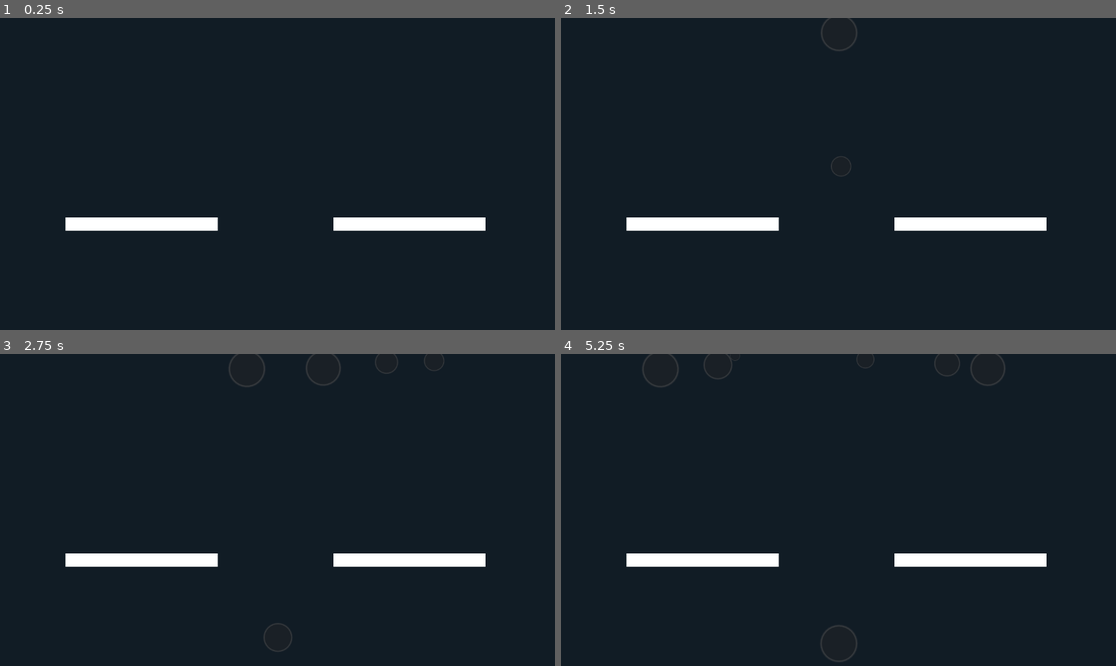
Above: before the commit, frames 1-4 (two rows, left to right).
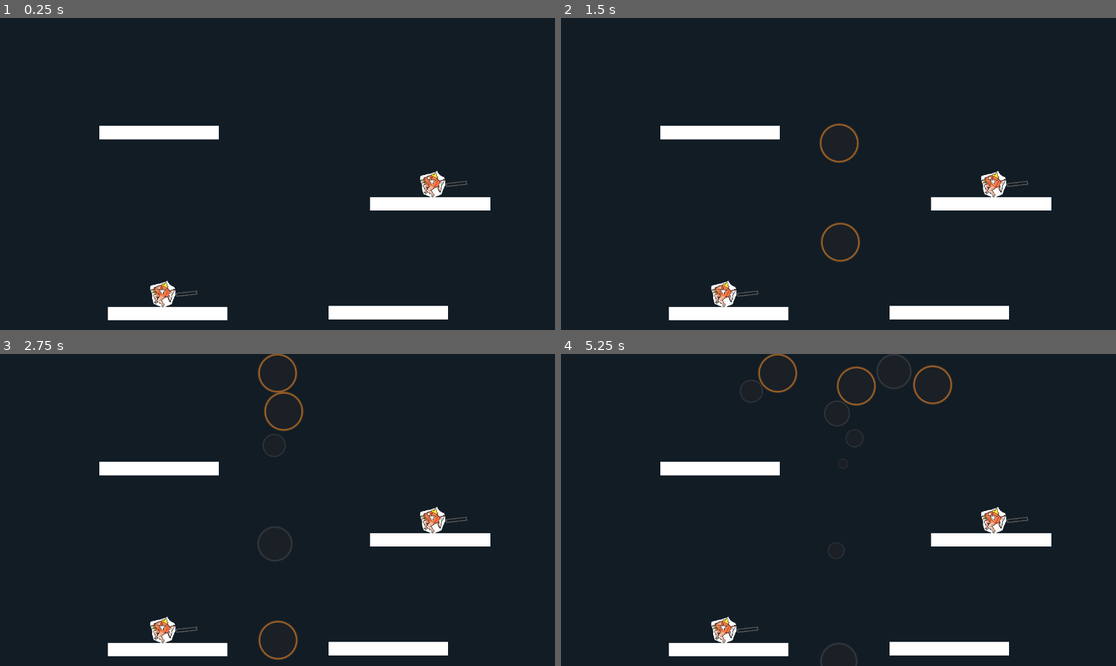
Above: after the commit, the same moments.

Repository: pearcemichal/GGJ2025
Game: Godot game, scene res://main.tscn
Same seed, same stepped clock (60 frames per second), same inputs: the game is played once before the commit and once after it.
Inputs (mouse positions are in pixels of both pictures, inside the frame that each line leads up to):
- Up to frame 1 (0.25 s): no input
- Up to frame 2 (1.5 s): tap Enter at 0.5 s; move the mouse to (960, 158) at 0.52 s; hold Up (ui_up) 0.53-1.25 s; tap O at 0.6 s; click (960, 158) at 0.67 s; drag from (727, 189) to (838, 286) at 1.27 s
- Up to frame 3 (2.75 s): move the mouse to (333, 441) at 2.02 s; hold Down (ui_down) from 2.03 s (still down); tap Shift at 2.1 s
- Up to frame 4 (5.25 s): release Down (ui_down) at 2.75 s; drag from (810, 572) to (672, 463) at 2.77 s; move the mouse to (1005, 556) at 3.52 s; hold Up (ui_up) 3.53-4.25 s; tap O at 3.6 s; drag from (672, 463) to (838, 622) at 4.27 s; move the mouse to (866, 510) at 5.02 s; hold Up (ui_up) from 5.03 s (still down); tap Shift at 5.1 s; click (866, 510) at 5.17 s

The runs differ from the first frame. In frame 1, 6.9% of the frame differs, in the area x 11-89%, y 34-97%; in frame 2, 7.3%; in frame 3, 7.7%; in frame 4, 7.9%, in the area x 11-89%, y 0-100%.

Commit message:
More bubbles

Diff:
--- a/main.tscn
+++ b/main.tscn
@@ -1,21 +1,35 @@
-[gd_scene load_steps=8 format=3 uid="uid://cyyt8eo8ch6l5"]
-
-[ext_resource type="PackedScene" uid="uid://dignp846out3w" path="res://bubble.tscn" id="2_0xm2m"]
-[ext_resource type="Script" uid="uid://cp71ijqdbc6kp" path="res://bubble_spawner.gd" id="2_h2yge"]
-[ext_resource type="Script" uid="uid://burb0fept261t" path="res://wind.gd" id="3_h2yge"]
+[gd_scene load_steps=14 format=3 uid="uid://cyyt8eo8ch6l5"]
+
+[ext_resource type="Script" uid="uid://dmapdb801rdsa" path="res://scripts/game_manager.gd" id="1_7mycd"]
+[ext_resource type="PackedScene" uid="uid://dignp846out3w" path="res://scenes/bubbles/bubble.tscn" id="2_0xm2m"]
+[ext_resource type="Script" uid="uid://cp71ijqdbc6kp" path="res://scripts/bubble_spawner.gd" id="2_h2yge"]
+[ext_resource type="Script" uid="uid://burb0fept261t" path="res://scripts/wind.gd" id="3_h2yge"]
+[ext_resource type="PackedScene" uid="uid://goffmnls2sjg" path="res://scenes/bubbles/jump_bubble.tscn" id="4_7mycd"]
+[ext_resource type="PackedScene" uid="uid://cmlwa3jf6pcur" path="res://scenes/player.tscn" id="5_lquwl"]
 
 [sub_resource type="WorldBoundaryShape2D" id="WorldBoundaryShape2D_7dm0k"]
 normal = Vector2(0, 1)
+distance = 3.0
 
 [sub_resource type="WorldBoundaryShape2D" id="WorldBoundaryShape2D_ig7tw"]
 
+[sub_resource type="RectangleShape2D" id="RectangleShape2D_272bh"]
+size = Vector2(582, 40)
+
 [sub_resource type="RectangleShape2D" id="RectangleShape2D_0xm2m"]
-size = Vector2(158, 14)
+size = Vector2(125, 14)
+
+[sub_resource type="RectangleShape2D" id="RectangleShape2D_1bvp3"]
+size = Vector2(62, 161)
 
 [sub_resource type="RectangleShape2D" id="RectangleShape2D_h2yge"]
-size = Vector2(62, 95)
+size = Vector2(62, 151)
+
+[sub_resource type="RectangleShape2D" id="RectangleShape2D_lquwl"]
+size = Vector2(55, 52)
 
 [node name="Main" type="Node2D"]
+script = ExtResource("1_7mycd")
 
 [node name="Camera2D" type="Camera2D" parent="."]
 zoom = Vector2(2, 2)
@@ -24,20 +38,46 @@
 
 [node name="Top Bound" type="StaticBody2D" parent="World"]
 position = Vector2(0, -165)
+collision_layer = 257
 
 [node name="CollisionShape2D" type="CollisionShape2D" parent="World/Top Bound"]
 shape = SubResource("WorldBoundaryShape2D_7dm0k")
 
 [node name="Bottom Bound" type="StaticBody2D" parent="World"]
-position = Vector2(0, 159)
+position = Vector2(0, 204)
+collision_layer = 257
 
 [node name="CollisionShape2D" type="CollisionShape2D" parent="World/Bottom Bound"]
 shape = SubResource("WorldBoundaryShape2D_ig7tw")
 
+[node name="Left Bound" type="StaticBody2D" parent="World"]
+position = Vector2(0, 204)
+collision_layer = 257
+
+[node name="CollisionShape2D" type="CollisionShape2D" parent="World/Left Bound"]
+position = Vector2(-288, -203)
+rotation = 1.5708
+shape = SubResource("WorldBoundaryShape2D_ig7tw")
+
+[node name="Right Bound" type="StaticBody2D" parent="World"]
+position = Vector2(0, 204)
+collision_layer = 257
+
+[node name="CollisionShape2D" type="CollisionShape2D" parent="World/Right Bound"]
+position = Vector2(288, -203)
+rotation = -1.5708
+shape = SubResource("WorldBoundaryShape2D_ig7tw")
+
+[node name="Killzone" type="Area2D" parent="World"]
+position = Vector2(0, 181)
+
+[node name="CollisionShape2D" type="CollisionShape2D" parent="World/Killzone"]
+shape = SubResource("RectangleShape2D_272bh")
+
 [node name="BubbleSpawner" type="Node2D" parent="."]
-position = Vector2(0, 140)
+position = Vector2(0, 171)
 script = ExtResource("2_h2yge")
-bubble_object = ExtResource("2_0xm2m")
+bubble_object = Array[PackedScene]([ExtResource("2_0xm2m"), ExtResource("4_7mycd")])
 bubble_cap = 10000
 
 [node name="Timer" type="Timer" parent="."]
@@ -47,13 +87,14 @@
 [node name="Level" type="Node2D" parent="."]
 
 [node name="Platform" type="StaticBody2D" parent="Level"]
-position = Vector2(-140, 52)
+position = Vector2(-113, 145)
+collision_layer = 257
 metadata/_edit_group_ = true
 
 [node name="ColorRect" type="ColorRect" parent="Level/Platform"]
-offset_left = -80.0
-offset_top = -7.0
-offset_right = 78.0
+offset_left = -63.0
+offset_top = -7.0
+offset_right = 61.0
 offset_bottom = 7.0
 
 [node name="CollisionShape2D" type="CollisionShape2D" parent="Level/Platform"]
@@ -61,29 +102,134 @@
 shape = SubResource("RectangleShape2D_0xm2m")
 
 [node name="Platform2" type="StaticBody2D" parent="Level"]
-position = Vector2(138, 52)
+position = Vector2(116, 144)
+collision_layer = 257
 metadata/_edit_group_ = true
 
 [node name="ColorRect" type="ColorRect" parent="Level/Platform2"]
-offset_left = -80.0
-offset_top = -7.0
-offset_right = 78.0
+offset_left = -63.0
+offset_top = -7.0
+offset_right = 61.0
 offset_bottom = 7.0
 
 [node name="CollisionShape2D" type="CollisionShape2D" parent="Level/Platform2"]
 position = Vector2(-1, 0)
 shape = SubResource("RectangleShape2D_0xm2m")
 
-[node name="Wind" type="Area2D" parent="Level"]
+[node name="Platform3" type="StaticBody2D" parent="Level"]
+position = Vector2(-122, -43)
+collision_layer = 257
+metadata/_edit_group_ = true
+
+[node name="ColorRect" type="ColorRect" parent="Level/Platform3"]
+offset_left = -63.0
+offset_top = -7.0
+offset_right = 61.0
+offset_bottom = 7.0
+
+[node name="CollisionShape2D" type="CollisionShape2D" parent="Level/Platform3"]
+position = Vector2(-1, 0)
+shape = SubResource("RectangleShape2D_0xm2m")
+
+[node name="Platform4" type="StaticBody2D" parent="Level"]
+position = Vector2(176, 31)
+collision_layer = 257
+metadata/_edit_group_ = true
+
+[node name="ColorRect" type="ColorRect" parent="Level/Platform4"]
+offset_left = -80.0
+offset_top = -7.0
+offset_right = 45.0
+offset_bottom = 7.0
+
+[node name="CollisionShape2D" type="CollisionShape2D" parent="Level/Platform4"]
+position = Vector2(-17.5, 0)
+shape = SubResource("RectangleShape2D_0xm2m")
+
+[node name="Fans" type="Node2D" parent="Level"]
+
+[node name="Wind Center" type="Area2D" parent="Level/Fans"]
 position = Vector2(0, 141)
-script = ExtResource("3_h2yge")
-wind_force = Vector2(0, -5)
-metadata/_edit_group_ = true
-
-[node name="CollisionShape2D" type="CollisionShape2D" parent="Level/Wind"]
+collision_layer = 257
+collision_mask = 257
+script = ExtResource("3_h2yge")
+wind_force = Vector2(0, -8)
+metadata/_edit_group_ = true
+
+[node name="CollisionShape2D" type="CollisionShape2D" parent="Level/Fans/Wind Center"]
 position = Vector2(0, -23.5)
+shape = SubResource("RectangleShape2D_1bvp3")
+
+[node name="Wind TR" type="Area2D" parent="Level/Fans"]
+position = Vector2(256, -93)
+collision_layer = 257
+collision_mask = 257
+script = ExtResource("3_h2yge")
+wind_force = Vector2(0, 5)
+metadata/_edit_group_ = true
+
+[node name="CollisionShape2D" type="CollisionShape2D" parent="Level/Fans/Wind TR"]
+position = Vector2(0, -7)
 shape = SubResource("RectangleShape2D_h2yge")
 
+[node name="Wind TL" type="Area2D" parent="Level/Fans"]
+position = Vector2(-257, -93)
+collision_layer = 257
+collision_mask = 257
+script = ExtResource("3_h2yge")
+wind_force = Vector2(0, 5)
+metadata/_edit_group_ = true
+
+[node name="CollisionShape2D" type="CollisionShape2D" parent="Level/Fans/Wind TL"]
+position = Vector2(0, -7)
+shape = SubResource("RectangleShape2D_h2yge")
+
+[node name="Wind BL" type="Area2D" parent="Level/Fans"]
+position = Vector2(-257, 93)
+collision_layer = 257
+collision_mask = 257
+script = ExtResource("3_h2yge")
+wind_force = Vector2(5, 0)
+metadata/_edit_group_ = true
+
+[node name="CollisionShape2D" type="CollisionShape2D" parent="Level/Fans/Wind BL"]
+position = Vector2(-3.5, 4)
+shape = SubResource("RectangleShape2D_lquwl")
+
+[node name="Wind BR" type="Area2D" parent="Level/Fans"]
+position = Vector2(267, 93)
+collision_layer = 257
+collision_mask = 257
+script = ExtResource("3_h2yge")
+wind_force = Vector2(-5, 0)
+metadata/_edit_group_ = true
+
+[node name="CollisionShape2D" type="CollisionShape2D" parent="Level/Fans/Wind BR"]
+position = Vector2(-3.5, 4)
+shape = SubResource("RectangleShape2D_lquwl")
+
+[node name="P1 Spawn" type="Node2D" parent="."]
+position = Vector2(161, 8)
+metadata/_edit_group_ = true
+
+[node name="Player" parent="P1 Spawn" instance=ExtResource("5_lquwl")]
+
+[node name="P2 Spawn" type="Node2D" parent="."]
+position = Vector2(-119, 122)
+metadata/_edit_group_ = true
+
+[node name="Player" parent="P2 Spawn" instance=ExtResource("5_lquwl")]
+player_id = 1
+
+[connection signal="body_entered" from="World/Killzone" to="." method="_on_killzone_body_entered"]
 [connection signal="timeout" from="Timer" to="BubbleSpawner" method="_on_timer_timeout"]
-[connection signal="body_entered" from="Level/Wind" to="Level/Wind" method="_on_body_entered"]
-[connection signal="body_exited" from="Level/Wind" to="Level/Wind" method="_on_body_exited"]
+[connection signal="body_entered" from="Level/Fans/Wind Center" to="Level/Fans/Wind Center" method="_on_body_entered"]
+[connection signal="body_exited" from="Level/Fans/Wind Center" to="Level/Fans/Wind Center" method="_on_body_exited"]
+[connection signal="body_entered" from="Level/Fans/Wind TR" to="Level/Fans/Wind TR" method="_on_body_entered"]
+[connection signal="body_exited" from="Level/Fans/Wind TR" to="Level/Fans/Wind TR" method="_on_body_exited"]
+[connection signal="body_entered" from="Level/Fans/Wind TL" to="Level/Fans/Wind TL" method="_on_body_entered"]
+[connection signal="body_exited" from="Level/Fans/Wind TL" to="Level/Fans/Wind TL" method="_on_body_exited"]
+[connection signal="body_entered" from="Level/Fans/Wind BL" to="Level/Fans/Wind BL" method="_on_body_entered"]
+[connection signal="body_exited" from="Level/Fans/Wind BL" to="Level/Fans/Wind BL" method="_on_body_exited"]
+[connection signal="body_entered" from="Level/Fans/Wind BR" to="Level/Fans/Wind BR" method="_on_body_entered"]
+[connection signal="body_exited" from="Level/Fans/Wind BR" to="Level/Fans/Wind BR" method="_on_body_exited"]
--- a/project.godot
+++ b/project.godot
@@ -19,6 +19,34 @@
 
 enabled=PackedStringArray("res://addons/script-ide/plugin.cfg")
 
+[global_group]
+
+popper="Can pop bubbles"
+players="player group"
+
+[input]
+
+P0_jump={
+"deadzone": 0.2,
+"events": [Object(InputEventJoypadButton,"resource_local_to_scene":false,"resource_name":"","device":0,"button_index":10,"pressure":0.0,"pressed":true,"script":null)
+]
+}
+P0_slap={
+"deadzone": 0.2,
+"events": [Object(InputEventJoypadButton,"resource_local_to_scene":false,"resource_name":"","device":0,"button_index":9,"pressure":0.0,"pressed":true,"script":null)
+]
+}
+P1_jump={
+"deadzone": 0.2,
+"events": [Object(InputEventJoypadButton,"resource_local_to_scene":false,"resource_name":"","device":1,"button_index":10,"pressure":0.0,"pressed":true,"script":null)
+]
+}
+P1_slap={
+"deadzone": 0.2,
+"events": [Object(InputEventJoypadButton,"resource_local_to_scene":false,"resource_name":"","device":1,"button_index":9,"pressure":0.0,"pressed":true,"script":null)
+]
+}
+
 [rendering]
 
 environment/defaults/default_clear_color=Color(0.068498, 0.108171, 0.146223, 1)
--- a/bubble.tscn
+++ b/scenes/bubbles/bubble.tscn
@@ -1,6 +1,10 @@
-[gd_scene load_steps=4 format=3 uid="uid://dignp846out3w"]
+[gd_scene load_steps=6 format=3 uid="uid://dignp846out3w"]
 
-[ext_resource type="Script" uid="uid://dkdemptyxkown" path="res://bubble.gd" id="1_n2mqj"]
+[ext_resource type="Script" uid="uid://dkdemptyxkown" path="res://scripts/bubble.gd" id="1_n2mqj"]
+
+[sub_resource type="PhysicsMaterial" id="PhysicsMaterial_n2mqj"]
+friction = 0.01
+bounce = 0.14
 
 [sub_resource type="StyleBoxFlat" id="StyleBoxFlat_7dm0k"]
 bg_color = Color(0.152941, 0.152941, 0.152941, 0.384314)
@@ -17,9 +21,17 @@
 
 [sub_resource type="CircleShape2D" id="CircleShape2D_ig7tw"]
 
+[sub_resource type="CircleShape2D" id="CircleShape2D_n2mqj"]
+radius = 11.0
+
 [node name="Bubble" type="RigidBody2D"]
+collision_layer = 256
+collision_mask = 257
 mass = 0.03
+physics_material_override = SubResource("PhysicsMaterial_n2mqj")
 gravity_scale = -0.01
+max_contacts_reported = 1
+linear_damp = 0.5
 script = ExtResource("1_n2mqj")
 metadata/_edit_group_ = true
 
@@ -33,3 +45,12 @@
 
 [node name="CollisionShape2D" type="CollisionShape2D" parent="."]
 shape = SubResource("CircleShape2D_ig7tw")
+
+[node name="Area2D" type="Area2D" parent="."]
+
+[node name="CollisionShape2D" type="CollisionShape2D" parent="Area2D"]
+rotation = -0.125624
+shape = SubResource("CircleShape2D_n2mqj")
+
+[connection signal="body_entered" from="." to="." method="_on_body_entered"]
+[connection signal="body_entered" from="Area2D" to="." method="_on_area_2d_body_entered"]
--- /dev/null
+++ b/scenes/bubbles/jump_bubble.tscn
@@ -0,0 +1,56 @@
+[gd_scene load_steps=6 format=3 uid="uid://goffmnls2sjg"]
+
+[ext_resource type="Script" uid="uid://d3gyddbbyaodd" path="res://scripts/bubble_jump.gd" id="1_vw288"]
+
+[sub_resource type="PhysicsMaterial" id="PhysicsMaterial_n2mqj"]
+friction = 0.01
+bounce = 0.14
+
+[sub_resource type="StyleBoxFlat" id="StyleBoxFlat_vw288"]
+bg_color = Color(0.152941, 0.152941, 0.152941, 0.384314)
+border_width_left = 1
+border_width_top = 1
+border_width_right = 1
+border_width_bottom = 1
+border_color = Color(0.898039, 0.513726, 0.14902, 0.831373)
+border_blend = true
+corner_radius_top_left = 9
+corner_radius_top_right = 9
+corner_radius_bottom_right = 9
+corner_radius_bottom_left = 9
+
+[sub_resource type="CircleShape2D" id="CircleShape2D_ig7tw"]
+
+[sub_resource type="CircleShape2D" id="CircleShape2D_n2mqj"]
+radius = 13.3417
+
+[node name="Bubble" type="RigidBody2D"]
+collision_layer = 256
+collision_mask = 256
+mass = 0.03
+physics_material_override = SubResource("PhysicsMaterial_n2mqj")
+gravity_scale = -0.01
+max_contacts_reported = 1
+linear_damp = 0.5
+script = ExtResource("1_vw288")
+metadata/_edit_group_ = true
+
+[node name="Panel" type="Panel" parent="."]
+offset_left = -10.0
+offset_top = -10.0
+offset_right = 10.0
+offset_bottom = 10.0
+pivot_offset = Vector2(10, 10)
+theme_override_styles/panel = SubResource("StyleBoxFlat_vw288")
+
+[node name="CollisionShape2D" type="CollisionShape2D" parent="."]
+shape = SubResource("CircleShape2D_ig7tw")
+
+[node name="Area2D" type="Area2D" parent="."]
+
+[node name="CollisionShape2D" type="CollisionShape2D" parent="Area2D"]
+rotation = -0.155574
+shape = SubResource("CircleShape2D_n2mqj")
+
+[connection signal="body_entered" from="." to="." method="_on_body_entered"]
+[connection signal="body_entered" from="Area2D" to="." method="_on_area_2d_body_entered"]
--- /dev/null
+++ b/scenes/player.tscn
@@ -0,0 +1,54 @@
+[gd_scene load_steps=6 format=3 uid="uid://cmlwa3jf6pcur"]
+
+[ext_resource type="Script" uid="uid://lbwmj3d78ybe" path="res://scripts/player.gd" id="1_onrkg"]
+[ext_resource type="Texture2D" uid="uid://7gvetg4lins6" path="res://assets/magikarp_with_legs_by_bluesportsdrink_depfe3q-pre.png" id="2_i3pqv"]
+
+[sub_resource type="RectangleShape2D" id="RectangleShape2D_7mycd"]
+size = Vector2(20, 25)
+
+[sub_resource type="StyleBoxFlat" id="StyleBoxFlat_lquwl"]
+bg_color = Color(0.6, 0.6, 0.6, 0)
+border_width_left = 1
+border_width_top = 1
+border_width_right = 1
+border_width_bottom = 1
+border_color = Color(0.332881, 0.332881, 0.33288, 1)
+expand_margin_left = 1.0
+expand_margin_top = 1.0
+expand_margin_right = 1.0
+expand_margin_bottom = 1.0
+
+[sub_resource type="StyleBoxFlat" id="StyleBoxFlat_7mycd"]
+bg_color = Color(0.484482, 0.672847, 0, 1)
+
+[node name="Player" type="CharacterBody2D" groups=["players", "popper"]]
+script = ExtResource("1_onrkg")
+JUMP_VELOCITY = 100.0
+metadata/_edit_group_ = true
+
+[node name="CollisionShape2D" type="CollisionShape2D" parent="."]
+position = Vector2(0, -0.5)
+shape = SubResource("RectangleShape2D_7mycd")
+
+[node name="Sprite2D" type="Sprite2D" parent="."]
+position = Vector2(1.19209e-07, -2)
+scale = Vector2(0.0456026, 0.0456027)
+texture = ExtResource("2_i3pqv")
+
+[node name="JumpPower" type="ProgressBar" parent="."]
+anchors_preset = 5
+anchor_left = 0.5
+anchor_right = 0.5
+offset_left = -1.0
+offset_top = 14.0
+offset_right = 1.0
+offset_bottom = 34.0
+grow_horizontal = 2
+pivot_offset = Vector2(1.875, -13.93)
+theme_override_styles/background = SubResource("StyleBoxFlat_lquwl")
+theme_override_styles/fill = SubResource("StyleBoxFlat_7mycd")
+max_value = 7.0
+step = 0.1
+value = 5.0
+fill_mode = 2
+show_percentage = false
--- a/bubble.gd
+++ b/scripts/bubble.gd
@@ -13,3 +13,7 @@
 func set_bubble_size(factor : float):
 	collision_shape_2d.scale *= factor
 	panel.scale *= factor
+
+func _on_area_2d_body_entered(body: Node2D) -> void:
+	if body.is_in_group("popper"):
+		queue_free()
--- /dev/null
+++ b/scripts/bubble_jump.gd
@@ -0,0 +1,11 @@
+class_name BubbleJump
+extends Bubble
+
+
+func set_bubble_size(factor : float):
+	collision_shape_2d.scale *= 2
+	panel.scale *= 2
+
+func _on_area_2d_body_entered(body: Node2D) -> void:
+	if body.is_in_group("players"):
+		body.jump_bubble = self
--- a/bubble_spawner.gd
+++ b/scripts/bubble_spawner.gd
@@ -3,7 +3,7 @@
 
 @onready var timer: Timer = $"../Timer"
 
-@export var bubble_object : PackedScene
+@export var bubble_object : Array[PackedScene]
 @export var bubble_cap : int = 50
 
 var rng = RandomNumberGenerator.new()
@@ -11,7 +11,8 @@
 
 func _on_timer_timeout() -> void:
 	if bubble_count < bubble_cap:
-		var bubble = bubble_object.instantiate() as Bubble
+		var index = rng.randi_range(0,bubble_object.size()-1)
+		var bubble = bubble_object[index].instantiate() as Bubble
 		bubble.random_force = Vector2(randi_range(-20,20),randi_range(-20,20))
 
 		add_child(bubble)
--- /dev/null
+++ b/scripts/game_manager.gd
@@ -0,0 +1,16 @@
+extends Node2D
+
+
+# Called when the node enters the scene tree for the first time.
+func _ready() -> void:
+	pass # Replace with function body.
+
+
+# Called every frame. 'delta' is the elapsed time since the previous frame.
+func _process(delta: float) -> void:
+	pass
+
+
+func _on_killzone_body_entered(body: Node2D) -> void:
+	if body.is_in_group("players"):
+		body.position = Vector2.ZERO
--- /dev/null
+++ b/scripts/player.gd
@@ -0,0 +1,69 @@
+class_name Player
+extends CharacterBody2D
+
+@onready var jump_power: ProgressBar = $JumpPower
+
+
+@export var player_id : int
+
+@export var SPEED = 100.0
+@export var JUMP_VELOCITY = 200.0
+
+var jump_bubble : BubbleJump
+
+var jump_dir : Vector2
+var move_dir : Vector2
+
+var jump_power_value : float
+
+func _ready() -> void:
+	jump_power.value = 0
+
+func _process(delta: float) -> void:
+	move_dir.x = Input.get_joy_axis(player_id,JOY_AXIS_LEFT_X)
+	jump_dir.x = Input.get_joy_axis(player_id,JOY_AXIS_RIGHT_X)
+	jump_dir.y = Input.get_joy_axis(player_id,JOY_AXIS_RIGHT_Y)
+
+	jump_power.rotation = get_angle_to(global_position + jump_dir) + 80
+
+
+func _physics_process(delta: float) -> void:
+
+	if jump_bubble:
+		global_position = jump_bubble.global_position
+		velocity = Vector2.ZERO
+
+	# Handle jump.
+	if is_on_floor():
+
+		if move_dir:
+			velocity.x = move_dir.x * SPEED
+		else:
+			velocity.x = move_toward(velocity.x, 0, SPEED)
+
+	else:
+		velocity.y += get_gravity().y * delta
+
+	if is_on_floor() || jump_bubble:
+
+		if Input.is_action_pressed("P%s_jump" % player_id):
+			if (jump_power_value < jump_power.max_value):
+				jump_power_value += 0.5
+				jump_power.value = jump_power_value
+
+		if Input.is_action_just_released("P%s_jump" % player_id):
+
+			if jump_bubble:
+				jump_bubble.queue_free()
+
+			velocity = jump_dir * JUMP_VELOCITY * jump_power_value
+
+			jump_power_value = 0
+			jump_power.value = jump_power_value
+
+
+
+		# Get the input direction and handle the movement/deceleration.
+		# As good practice, you should replace UI actions with custom gameplay actions.
+
+	move_and_slide()
--- /dev/null
+++ b/scripts/wind.gd
@@ -0,0 +1,7 @@
+extends Area2D
+
+@export var wind_force : Vector2
+
+func _on_body_entered(body: Node2D) -> void:
+	if body is RigidBody2D:
+		body.apply_central_impulse(wind_force)
--- a/wind.gd
+++ /dev/null
@@ -1,18 +0,0 @@
-extends Area2D
-
-@export var wind_force : Vector2
-
-var group : Array[RigidBody2D]
-
-func _physics_process(delta: float) -> void:
-	if (group.size() > 0):
-		for body in group:
-			body.add_constant_central_force(wind_force)
-
-func _on_body_entered(body: Node2D) -> void:
-	if body is RigidBody2D:
-		group.append(body)
-
-func _on_body_exited(body: Node2D) -> void:
-	group.remove_at(group.find(body))
-	body.add_constant_central_force(Vector2.ZERO)
Binary file added: assets/magikarp_with_legs_by_bluesportsdrink_depfe3q-pre.jpg
Not shown, added: assets/magikarp_with_legs_by_bluesportsdrink_depfe3q-pre.jpg.import
Binary file added: assets/magikarp_with_legs_by_bluesportsdrink_depfe3q-pre.png
Not shown, added: assets/magikarp_with_legs_by_bluesportsdrink_depfe3q-pre.png.import
Renamed: bubble.gd.uid -> scripts/bubble.gd.uid
Not shown, added: scripts/bubble_jump.gd.uid
Renamed: bubble_spawner.gd.uid -> scripts/bubble_spawner.gd.uid
Not shown, added: scripts/game_manager.gd.uid
Not shown, added: scripts/player.gd.uid
Renamed: wind.gd.uid -> scripts/wind.gd.uid
